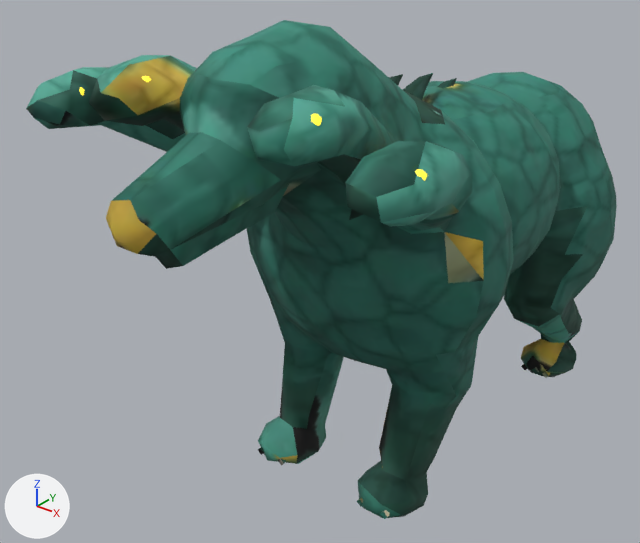
An edit to the glTF model assets/3d/monstres/hydra.glb, drawn before and after from the same camera.
The view is the same before and after, from a 50 mm lens placed at (0.694, -1.119, 0.927), pointed at (-0.143, -0.073, 0.278). Lighting does not change. The marker at lower left points along +X, +Y and +Z. The older version comes first. Vertices at exactly the same position are counted once.

The scene before the commit, as lines of its bpy script (objects in view):
```python
me_hydre_peau = bpy.data.meshes.new('hydre_peau')
me_hydre_peau.from_pydata(...)  # 1146 vertices, 2220 faces; spans x -0.297..0.297, y -0.594..0.783, z -0.004..0.734
me_hydre_peau.materials.append(mat_peau)
ob_hydre_peau = bpy.data.objects.new('hydre_peau', me_hydre_peau)
ob_hydre_peau.location = (0.0, 0.0, 0.0)
```
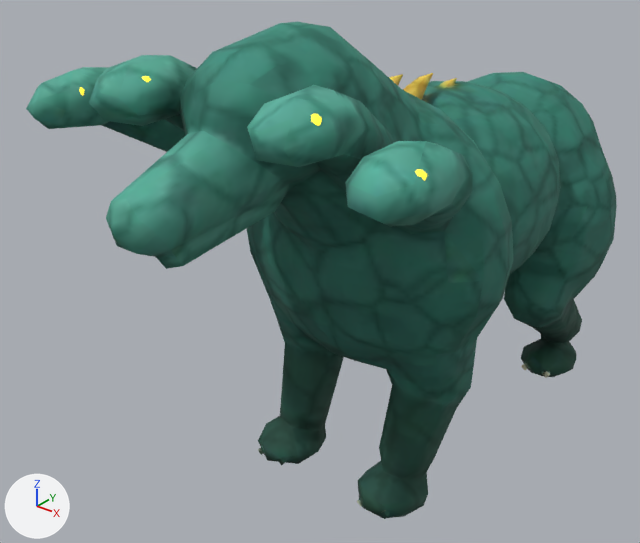
Pixel boxes (x1, y1, x2, y2) of what changed, in the pictures (640 x 543 px; the box of a moved part takes in the faces that stretch with it):
'hydre_peau', reshaped
    before: (26, 20, 617, 519)
    after: (26, 22, 617, 519)
part 1 of me_hydre_peau, moved or reshaped
    before: (111, 20, 513, 504)
    after: (111, 22, 513, 504)
part 2 of me_hydre_peau, surface changed
    both: (26, 55, 587, 519)

What changed in the scene script:
```text
Change me_hydre_peau:
    used by ob_hydre_peau; location = (0.0, 0.0, 0.0)
    remove me_hydre_peau.from_pydata(...)  # 1146 vertices, 2220 faces; spans x -0.297..0.297, y -0.594..0.783, z -0.004..0.734
    add me_hydre_peau.from_pydata(...)  # 1146 vertices, 2220 faces; spans x -0.297..0.297, y -0.594..0.783, z -0.004..0.732
    me_hydre_peau part 1
    19 vertices are removed from x -0.078..0.204, y -0.573..-0.093, z 0.058..0.734
    87 faces are deleted
    4 vertices move from x -0.041..0.169, y -0.456..-0.1, z 0.193..0.718 to x -0.04..0.172, y -0.451..-0.107, z 0.195..0.719
    20 vertices are added at x -0.082..0.201, y -0.575..-0.093, z 0.059..0.732
    89 new faces join them
    me_hydre_peau part 2: 1306 kept faces spanning x -0.297..0.292, y -0.594..0.783, z -0.004..0.726 get new texture (UV) coordinates
    other edits to the shape of me_hydre_peau do not show in these pictures
```
